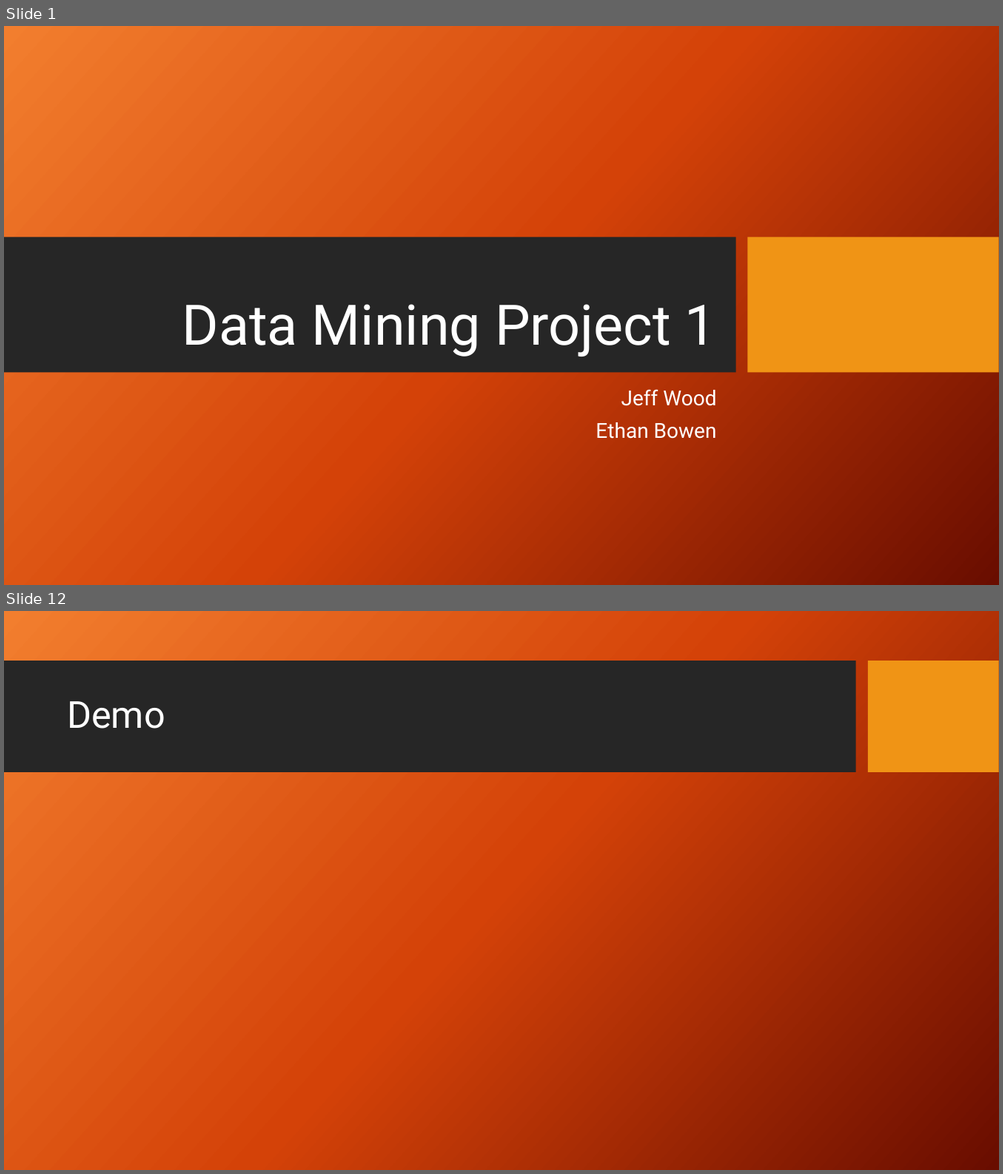
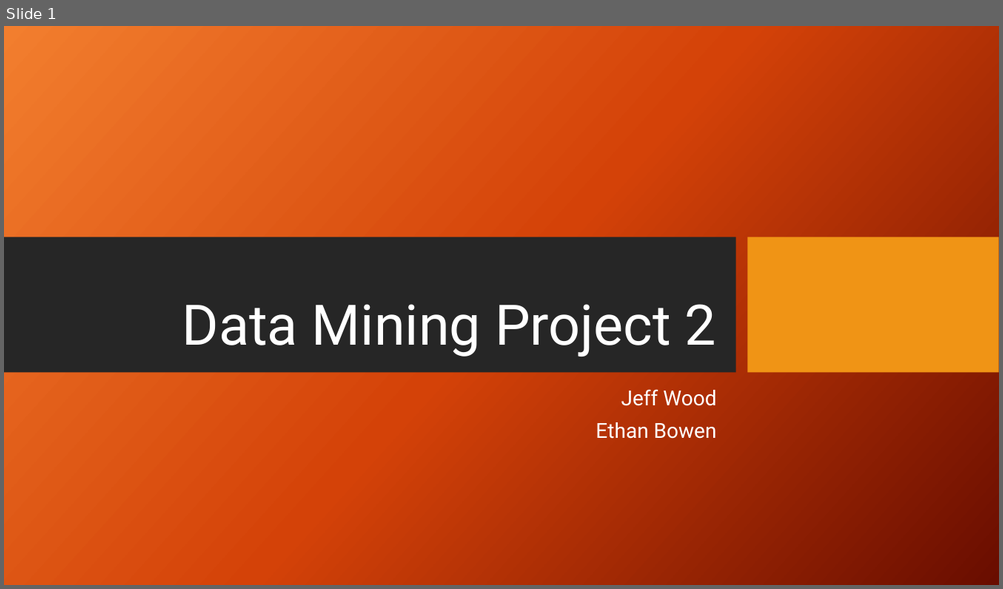
Before and after one commit to WoodMath/cse5334, a slide deck: hw02/Data Mining Project 2.pptx. Shown one above the other, each under a label of ours: slides 1 and 12 before the commit, slide 1 after it; the slides between them are not shown. The pictures are 1003x1174 and 1003x589 pixels, drawn with LibreOffice and Linux fonts; fonts in the diff are those of the drawing; background and template pictures are left out. Boxes give left, top, right and bottom in pixels: in the first picture for what was removed or moved away, otherwise in the second. Text is boxed around its words. In the diff, an @@ line names an element or a change of style, - is before the commit and + after.

```diff
--- a/hw02/Data Mining Project 2.pptx
+++ b/hw02/Data Mining Project 2.pptx
@@ slide 12 removed at <box>4,611,999,1170</box>, background picture (left out) @@
@@ rectangle removed at <box>4,661,855,773</box> @@
@@ rectangle removed at <box>868,661,999,773</box> @@
@@ title removed at <box>67,701,165,729</box> @@
-Demo
@@ slide 1 changed as well @@
@@ title at <box>182,304,716,357</box>: text changed @@
-Data Mining Project 1
+Data Mining Project 2
```
Also in this commit, not shown: 4 slides added, 10 other slides removed, 5 other files.
